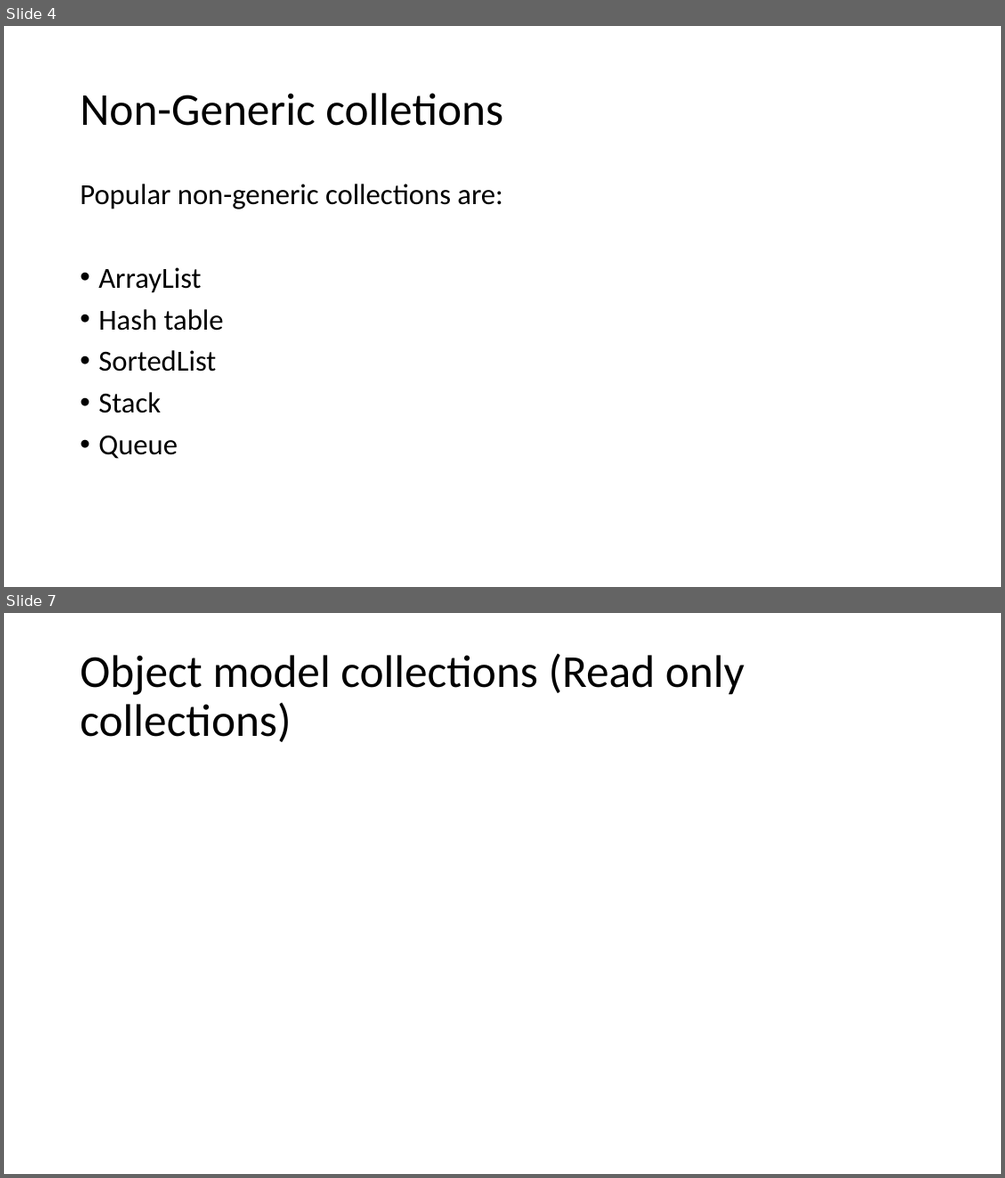
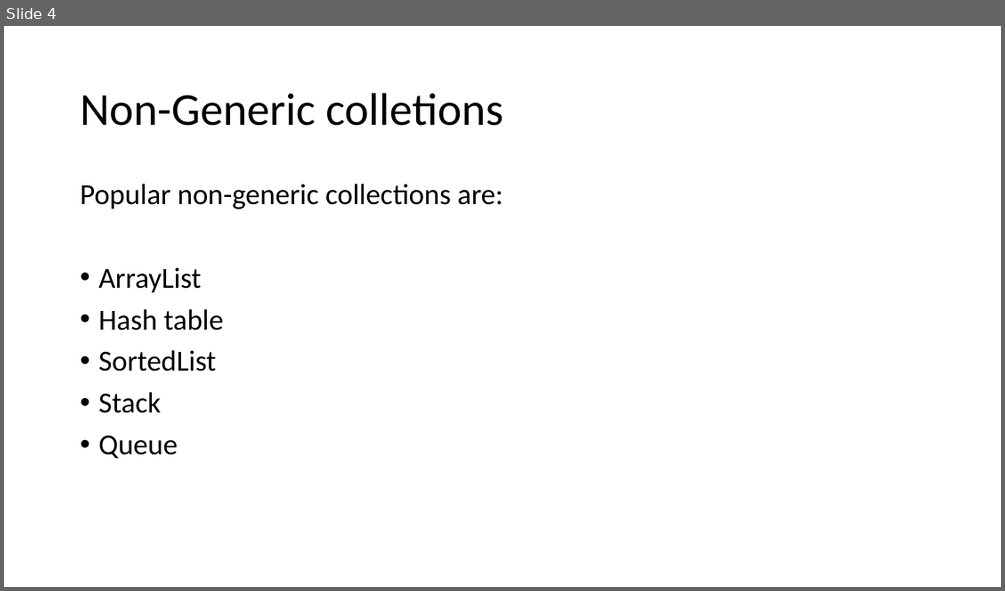
Before and after one commit to PraveenNunna/CollectionsDemo, a slide deck: Presentation.pptx. Shown one above the other, each under a label of ours: slides 4 and 7 before the commit, slide 4 after it; the slides between them are not shown. The pictures are 1005x1178 and 1005x591 pixels, drawn with LibreOffice and Linux fonts; fonts in the diff are those of the drawing. Boxes give left, top, right and bottom in pixels: in the first picture for what was removed or moved away, otherwise in the second. Text is boxed around its words. In the diff, an @@ line names an element or a change of style, - is before the commit and + after.

```diff
--- a/Presentation.pptx
+++ b/Presentation.pptx
@@ slide 7 removed at box(4, 613, 1001, 1174), background #FFFFFF @@
@@ title removed at box(80, 653, 744, 742) @@
-Object model collections (Read only collections)
```
Also in this commit, not shown: 2 slides changed, 7 other files.
